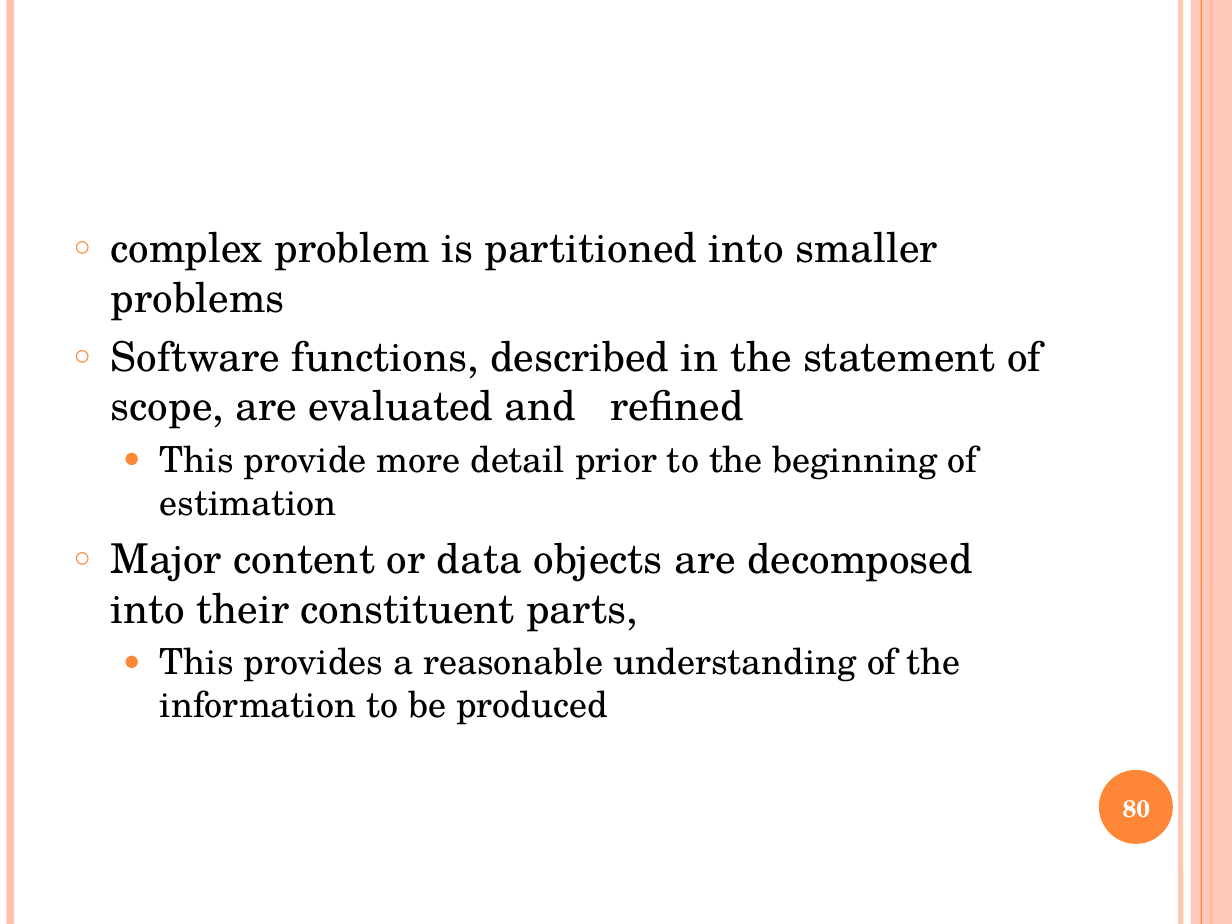
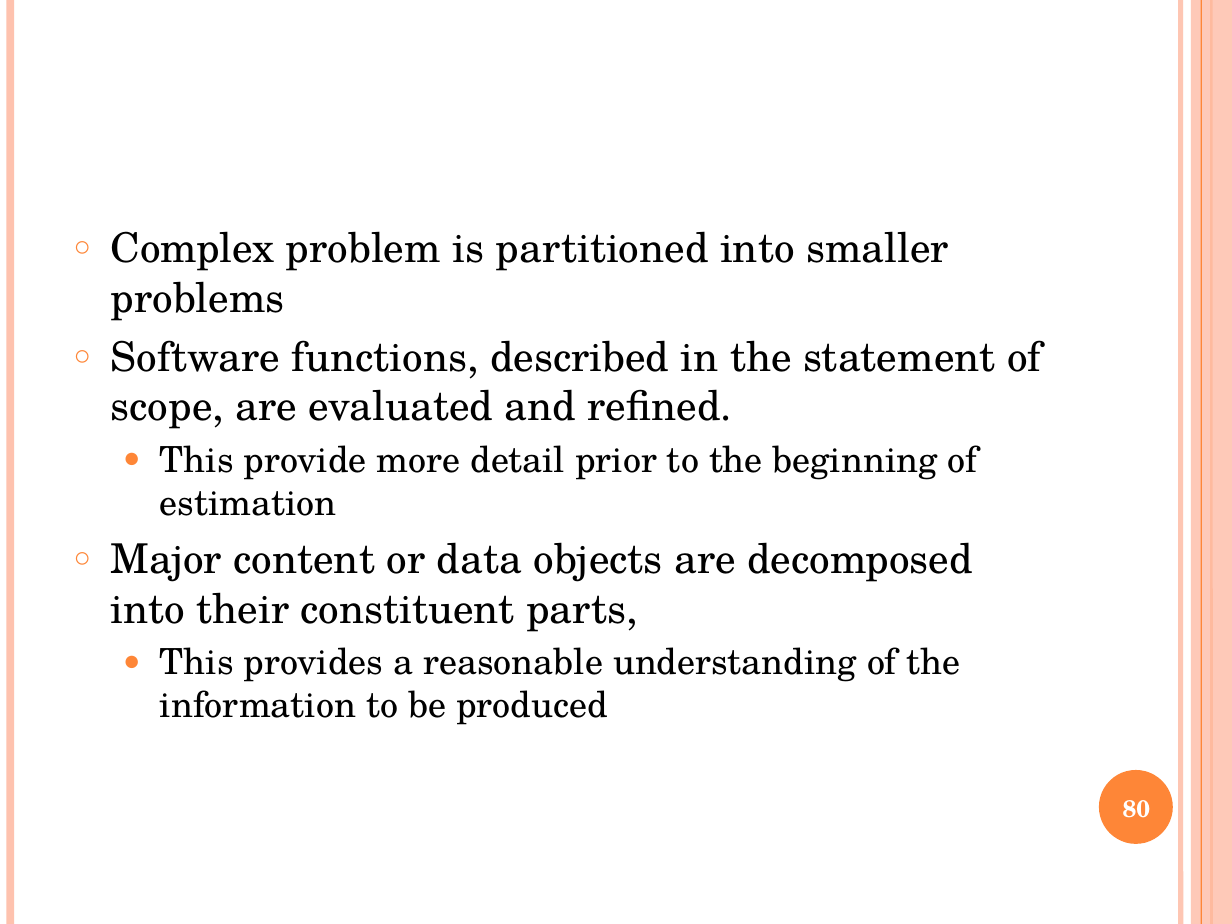
Before and after one commit to GeneralNitin/S6, a slide deck: slide 80 of 04. Software Engineering and Project Management/PPTs/M5.pptx. Drawn at 1232x924 pixels with LibreOffice and Linux fonts; fonts in the diff are those of the drawing. Boxes give left, top, right and bottom in pixels: in the first picture for what was removed or moved away, otherwise in the second. Text is boxed around its words. In the diff, an @@ line names an element or a change of style, - is before the commit and + after.

```diff
--- a/04. Software Engineering and Project Management/PPTs/M5.pptx
+++ b/04. Software Engineering and Project Management/PPTs/M5.pptx
@@ text at (111,231,1041,429): text changed @@
-○ complex problem is partitioned into smaller problems
-○ Software functions, described in the statement of scope, are evaluated and refined
+○ Complex problem is partitioned into smaller problems
+○ Software functions, described in the statement of scope, are evaluated and refined.
```
Also in this commit, not shown: 1 other slide changed, 46 other files.
